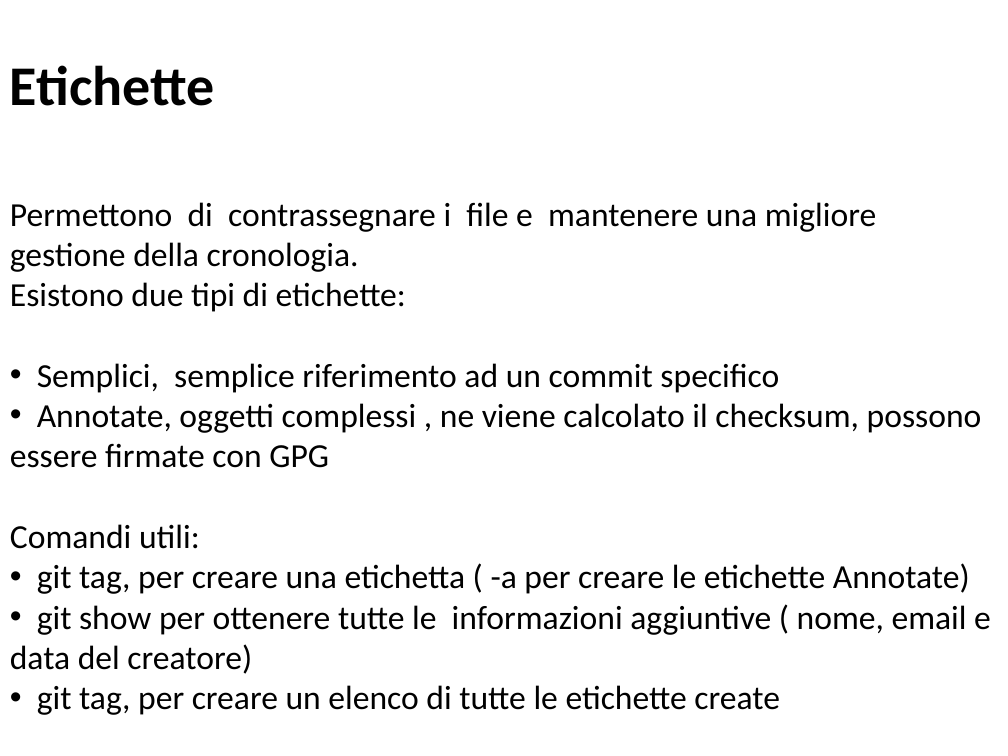
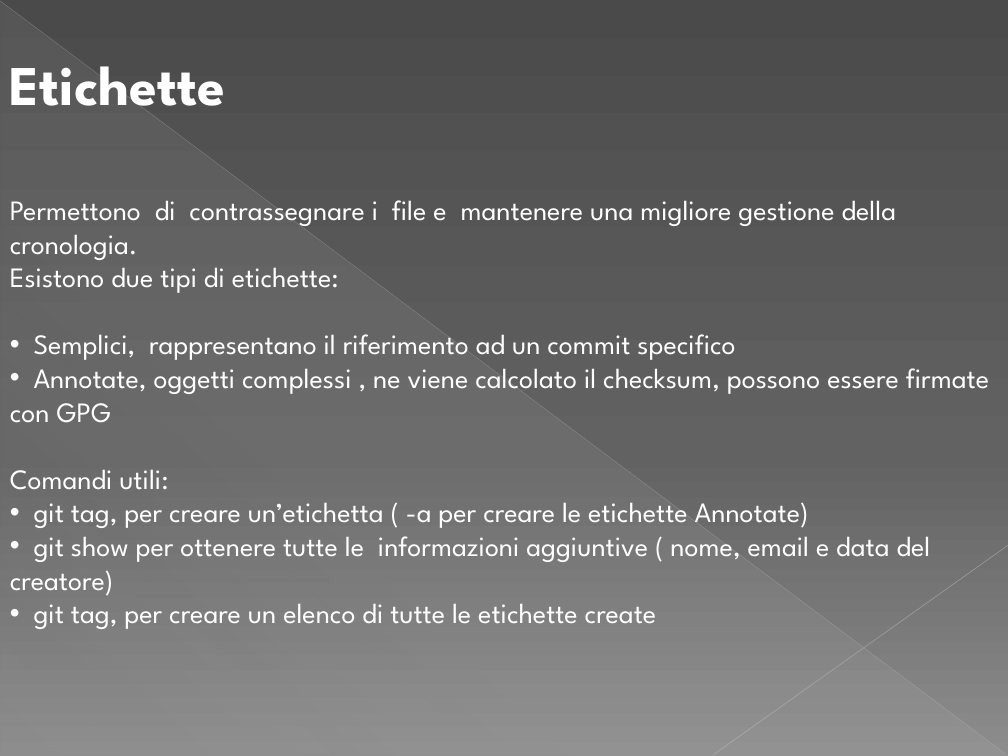
Before and after one commit to IlPep/PresentazioneLaurea, a slide deck: slide 9 of Presentazione tesi.pptx (slide 8 before the commit). Drawn at 1008x756 pixels with LibreOffice and Linux fonts; fonts in the diff are those of the drawing. Boxes give left, top, right and bottom in pixels: in the first picture for what was removed or moved away, otherwise in the second. Text is boxed around its words. In the diff, an @@ line names an element or a change of style, - is before the commit and + after.

```diff
--- a/Presentazione tesi.pptx
+++ b/Presentazione tesi.pptx
@@ background #FFFFFF to gradient #4A4A4A to #626262 to #8C8C8C @@
@@ line added from (0, 1) to (1007, 755), #BFBFBF 0.39 pt @@
@@ right triangle added at [1, 2, 1007, 756], fill gradient #D2D2D2 @@
@@ text "Etichette" at [10, 66, 225, 106]: font Calibri to League Spartan, text colour #000000 to #FFFFFF @@
@@ text at [10, 200, 989, 629]: size 24 to 20 pt, font Calibri to League Spartan, text colour #000000 to #FFFFFF in "Permettono di contrassegnare i file e mantenere ...", "Esistono due tipi di etichette:", "Annotate, oggetti complessi , ne viene calcolato ...", "Comandi utili:" and 2 more places @@
@@ text at [34, 334, 735, 360]: text changed; size 24 to 20 pt; font Calibri to League Spartan; text colour #000000 to #FFFFFF @@
-• Semplici, semplice riferimento ad un commit specifico
+• Semplici, rappresentano il riferimento ad un commit specifico
@@ text at [34, 503, 809, 528]: text changed; size 24 to 20 pt; font Calibri to League Spartan; text colour #000000 to #FFFFFF @@
-• git tag, per creare una etichetta ( -a per creare le etichette Annotate)
+• git tag, per creare un’etichetta ( -a per creare le etichette Annotate)
@@ line added from (1008, 545) to (713, 755), #C6C6C6 0.47 pt @@
```
Also in this commit, not shown: 12 other slides changed, 4 slides added, 2 slides removed, 1 other file.
